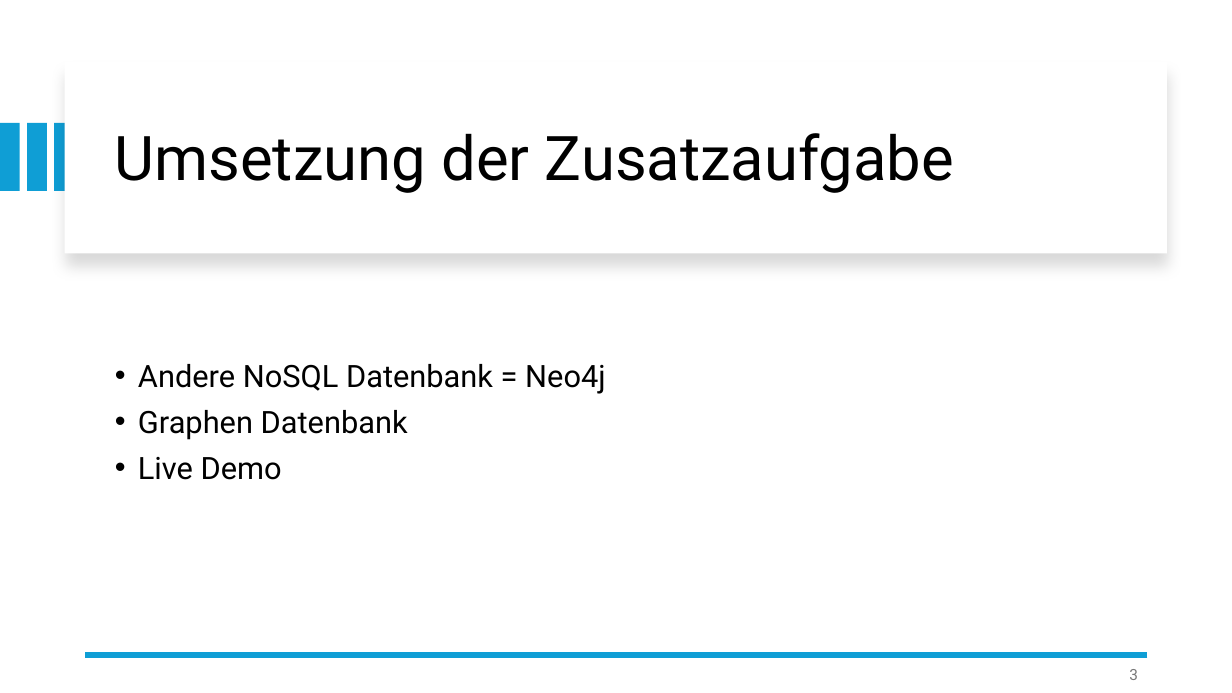
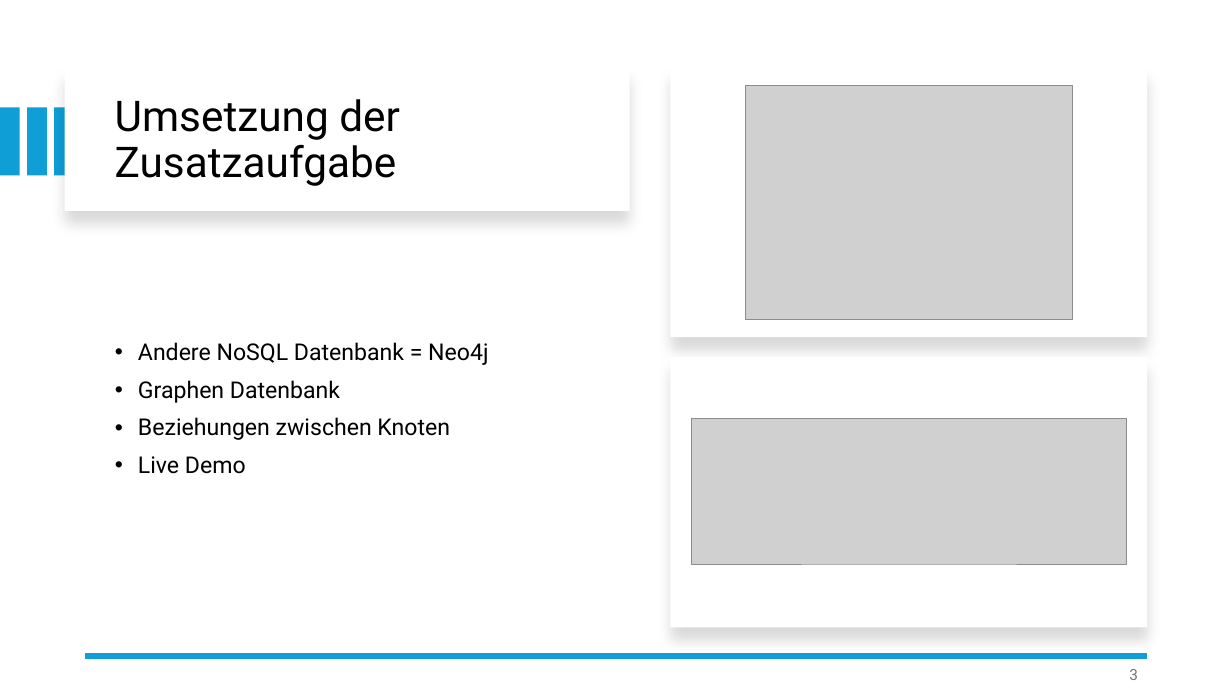
Before and after one commit to dlbuchholz/cinema-management-software, a slide deck: slide 3 of doc/cinema-management-software.pptx. Drawn at 1232x693 pixels with LibreOffice and Linux fonts; fonts in the diff are those of the drawing; grey boxes stand for pictures. Boxes give left, top, right and bottom in pixels: in the first picture for what was removed or moved away, otherwise in the second. Text is boxed around its words. In the diff, an @@ line names an element or a change of style, - is before the commit and + after.

Commit message:
added zusatzaufgabe bilder

```diff
--- a/doc/cinema-management-software.pptx
+++ b/doc/cinema-management-software.pptx
@@ rectangle: place and size @@
-rectangle at bbox=[65, 62, 1167, 253]
+rectangle at bbox=[65, 67, 629, 212]
@@ title "Umsetzung der Zusatzaufgabe": place and size @@
-title "Umsetzung der Zusatzaufgabe" at bbox=[115, 133, 954, 193]
+title "Umsetzung der Zusatzaufgabe" at bbox=[115, 99, 400, 186]
@@ title "Umsetzung der Zusatzaufgabe" at bbox=[115, 99, 400, 186]: size 48 to 33 pt @@
@@ rectangle added at bbox=[671, 67, 1148, 337], fill #FFFFFF @@
@@ picture added at bbox=[746, 85, 1072, 319] @@
@@ 3 rectangles: place and size @@
-3 rectangles at bbox=[0, 123, 74, 191]
+3 rectangles at bbox=[0, 107, 74, 176]
@@ text "Andere NoSQL Datenbank = Neo4j": place and size @@
-text "Andere NoSQL Datenbank = Neo4j" at bbox=[138, 364, 606, 480]
+text "Andere NoSQL Datenbank = Neo4j" at bbox=[138, 342, 488, 474]
@@ text at bbox=[138, 342, 488, 474]: size 24 to 18 pt in "Andere NoSQL Datenbank = Neo4j", "Graphen Datenbank", "Live Demo" @@
@@ rectangle added at bbox=[671, 357, 1148, 628], fill #FFFFFF @@
@@ text at bbox=[138, 417, 450, 440]: paragraph added @@
+• Beziehungen zwischen Knoten
@@ picture added at bbox=[691, 419, 1127, 564] @@
```
